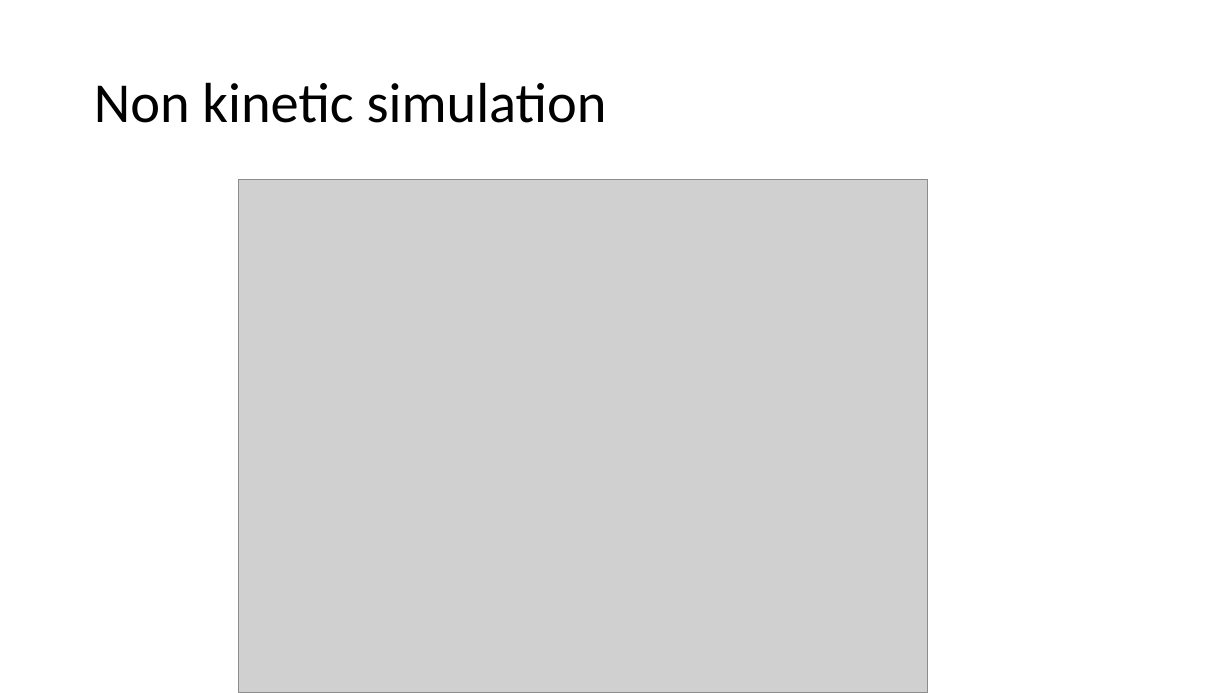
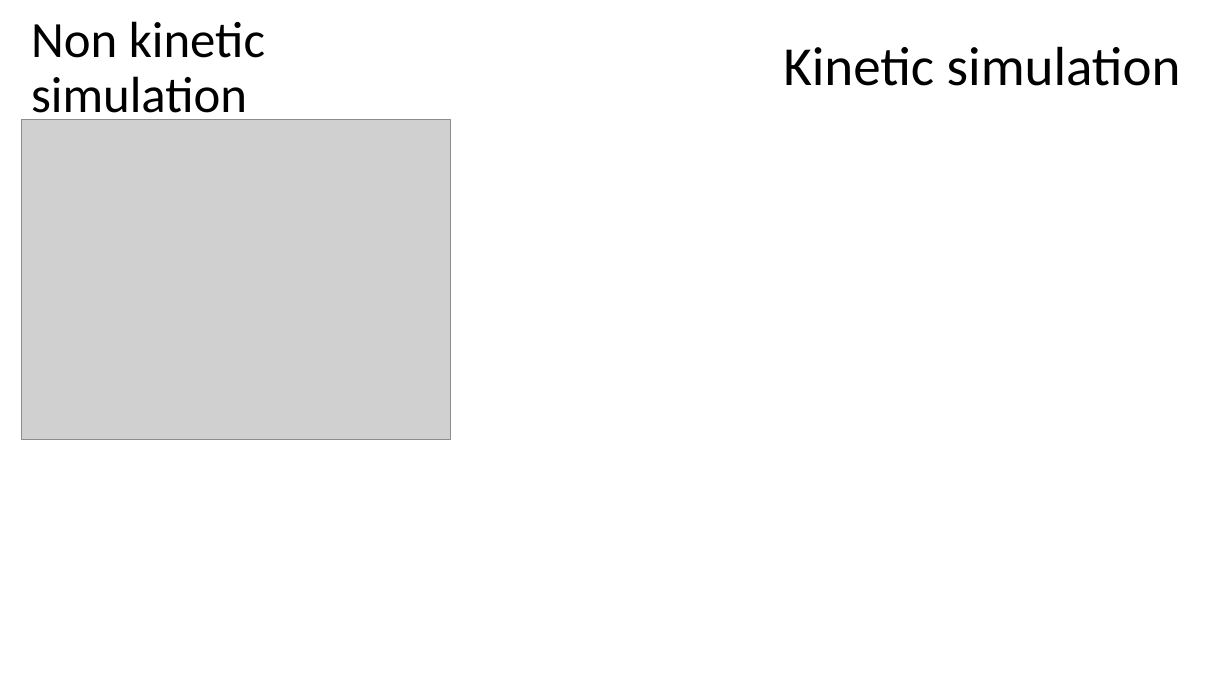
Before and after one commit to maxcurie1996/COVID, a slide deck: slide 2 of Presentation.pptx. Drawn at 1232x693 pixels with LibreOffice and Linux fonts; fonts in the diff are those of the drawing; grey boxes stand for pictures. Boxes give left, top, right and bottom in pixels: in the first picture for what was removed or moved away, otherwise in the second. Text is boxed around its words. In the diff, an @@ line names an element or a change of style, - is before the commit and + after.

```diff
--- a/Presentation.pptx
+++ b/Presentation.pptx
@@ title "Non kinetic simulation": place and size @@
-title "Non kinetic simulation" at [94,82,607,123]
+title "Non kinetic simulation" at [31,21,265,124]
@@ title "Non kinetic simulation" at [31,21,265,124]: size 44 to 39.6 pt @@
@@ text added at [783,46,1181,86], 42.9 pt, text #000000 @@
+Kinetic simulation
@@ picture: place and size @@
-picture at [239,179,928,693]
+picture at [22,119,451,439]
```
Also in this commit, not shown: 1 slide added, 1 slide removed, 3 other files.
